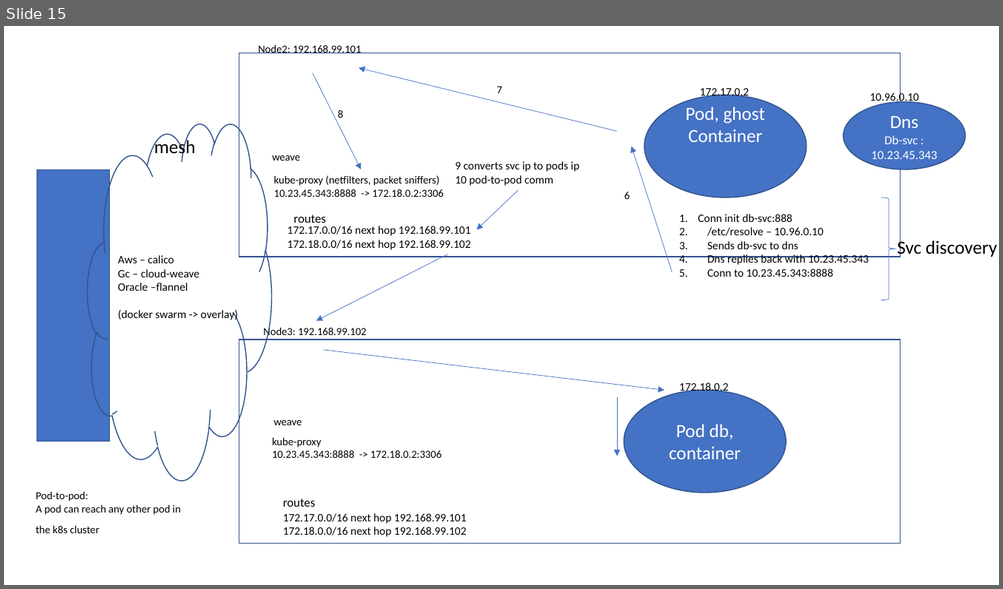
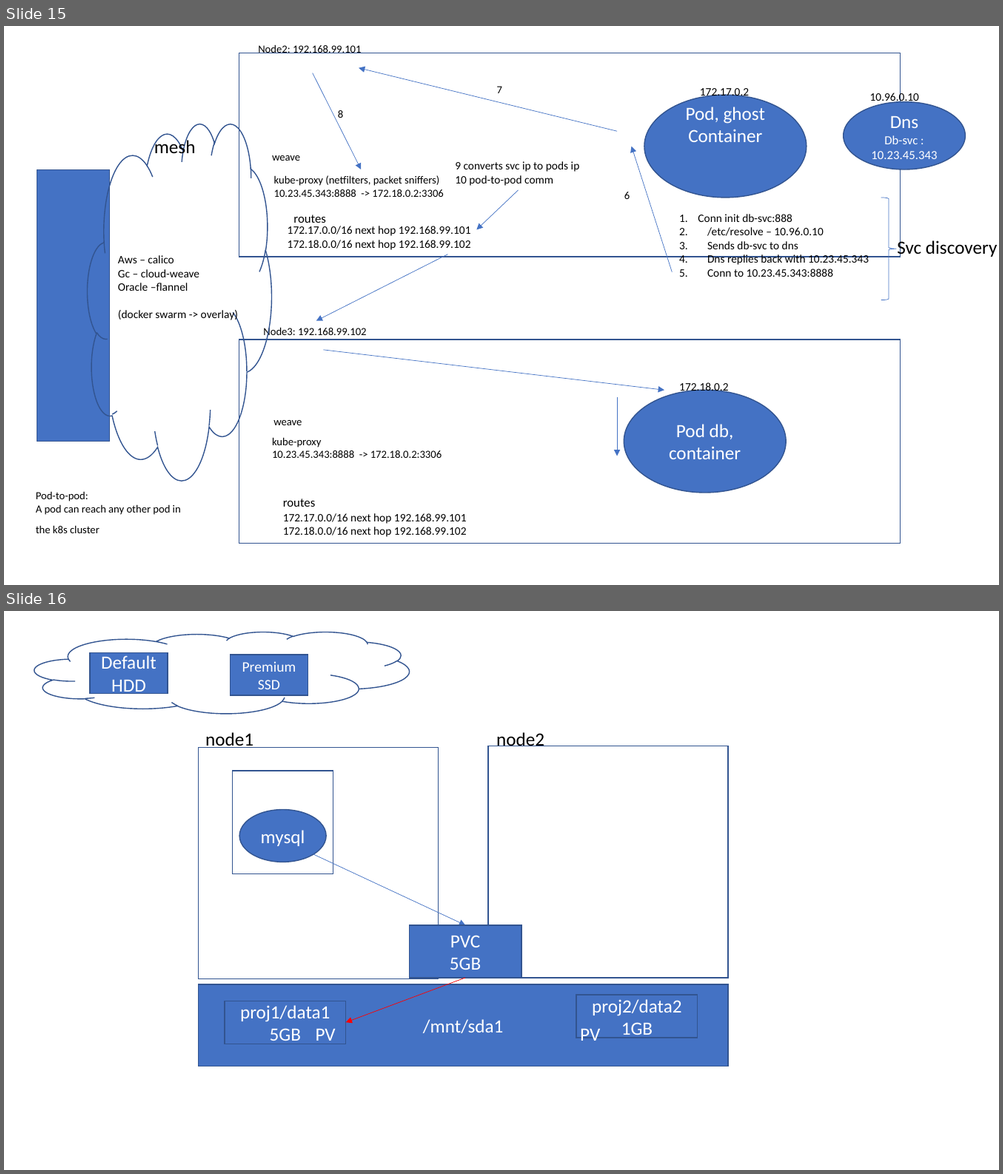
Before and after one commit to AdityaSP/ora-sg-apr-9-k8s, a slide deck: rough-diag.pptx. Shown one above the other, each under a label of ours: slide 15 before the commit, slides 15 and 16 after it. The pictures are 1003x589 and 1003x1174 pixels, drawn with LibreOffice and Linux fonts; fonts in the diff are those of the drawing. Boxes give left, top, right and bottom in pixels: in the first picture for what was removed or moved away, otherwise in the second. Text is boxed around its words. In the diff, an @@ line names an element or a change of style, - is before the commit and + after.

```diff
--- a/rough-diag.pptx
+++ b/rough-diag.pptx
@@ slide 16 added at [4,611,999,1170], background #FFFFFF @@
@@ cloud added at [34,632,409,714], outline #325491 1 pt @@
@@ rectangle added at [90,652,168,694], fill #4472C4, outline #325491 1 pt, 18 pt, text #FFFFFF @@
+Default
+HDD
@@ rectangle added at [230,654,307,695], fill #4472C4, outline #325491 1 pt, 14 pt, text #FFFFFF @@
+Premium
+SSD
@@ text added at [205,732,253,748], 18 pt, text #000000 @@
+node1
@@ text added at [496,732,544,746], 18 pt, text #000000 @@
+node2
@@ rectangle added at [198,748,438,980], outline #325491 1 pt @@
@@ rectangle added at [488,746,728,978], outline #325491 1 pt @@
@@ rectangle added at [233,771,333,874], outline #325491 1 pt @@
@@ ellipse added at [240,809,327,862], fill #4472C4, outline #325491 1 pt, 18 pt, text #FFFFFF @@
+mysql
@@ arrow added from (313, 854) to (465, 925), #4472C4 0.5 pt @@
@@ rectangle added at [409,925,522,978], fill #4472C4, outline #325491 1 pt, 18 pt, text #FFFFFF @@
+PVC
+5GB
@@ rectangle added at [198,985,728,1067], fill #4472C4, outline #325491 1 pt, 18 pt, text #FFFFFF @@
+/mnt/sda1
@@ arrow added from (465, 978) to (346, 1023), #FF0000 0.5 pt @@
@@ rectangle added at [225,1001,346,1045], fill #4472C4, outline #325491 1 pt, 18 pt, text #FFFFFF @@
+proj1/data1
+5GB
@@ rectangle added at [576,995,697,1039], fill #4472C4, outline #325491 1 pt, 18 pt, text #FFFFFF @@
+proj2/data2
+1GB
@@ text added at [316,1029,336,1045], 18 pt, text #FFFFFF @@
+PV
@@ text added at [580,1029,600,1041], 18 pt, text #FFFFFF @@
+PV
```
Also in this commit, not shown: 2 other slides added.
